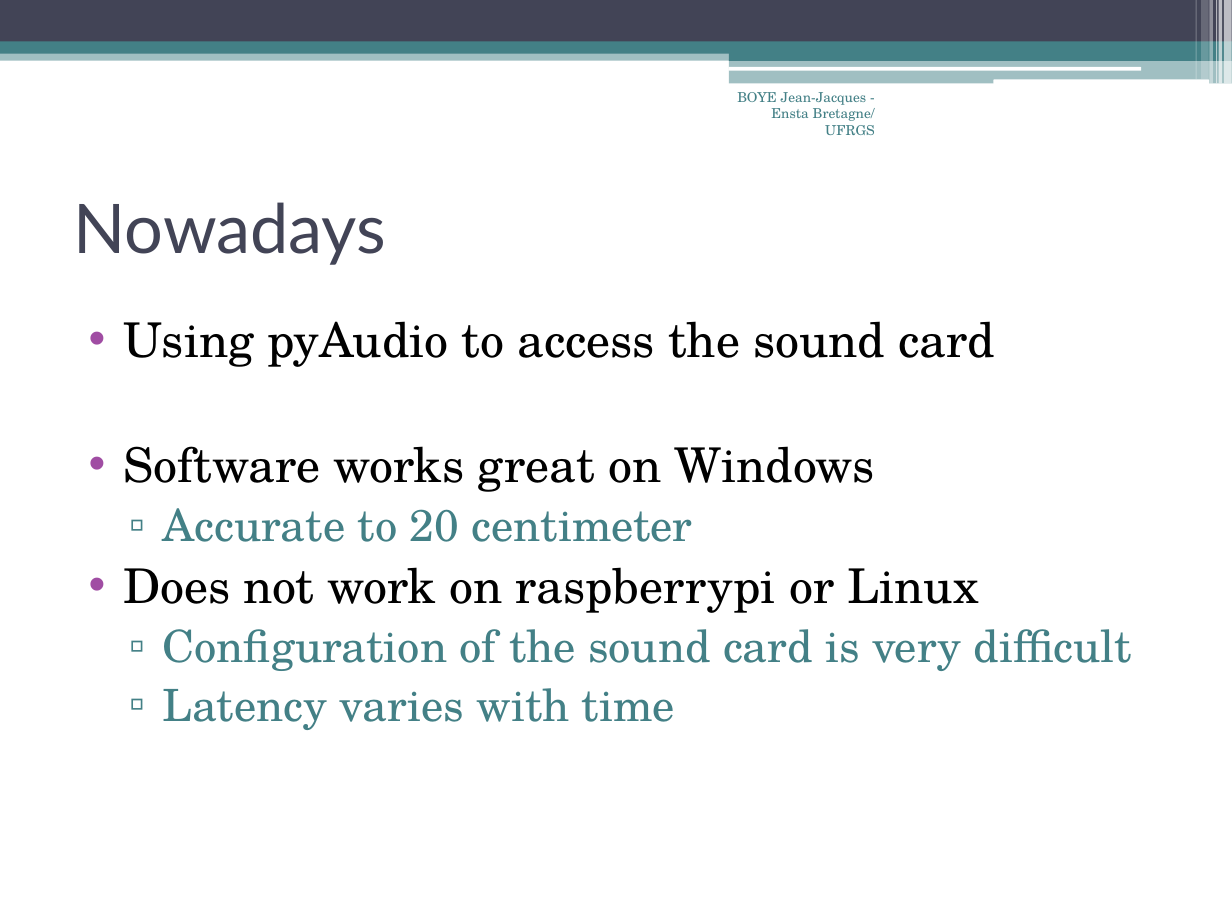
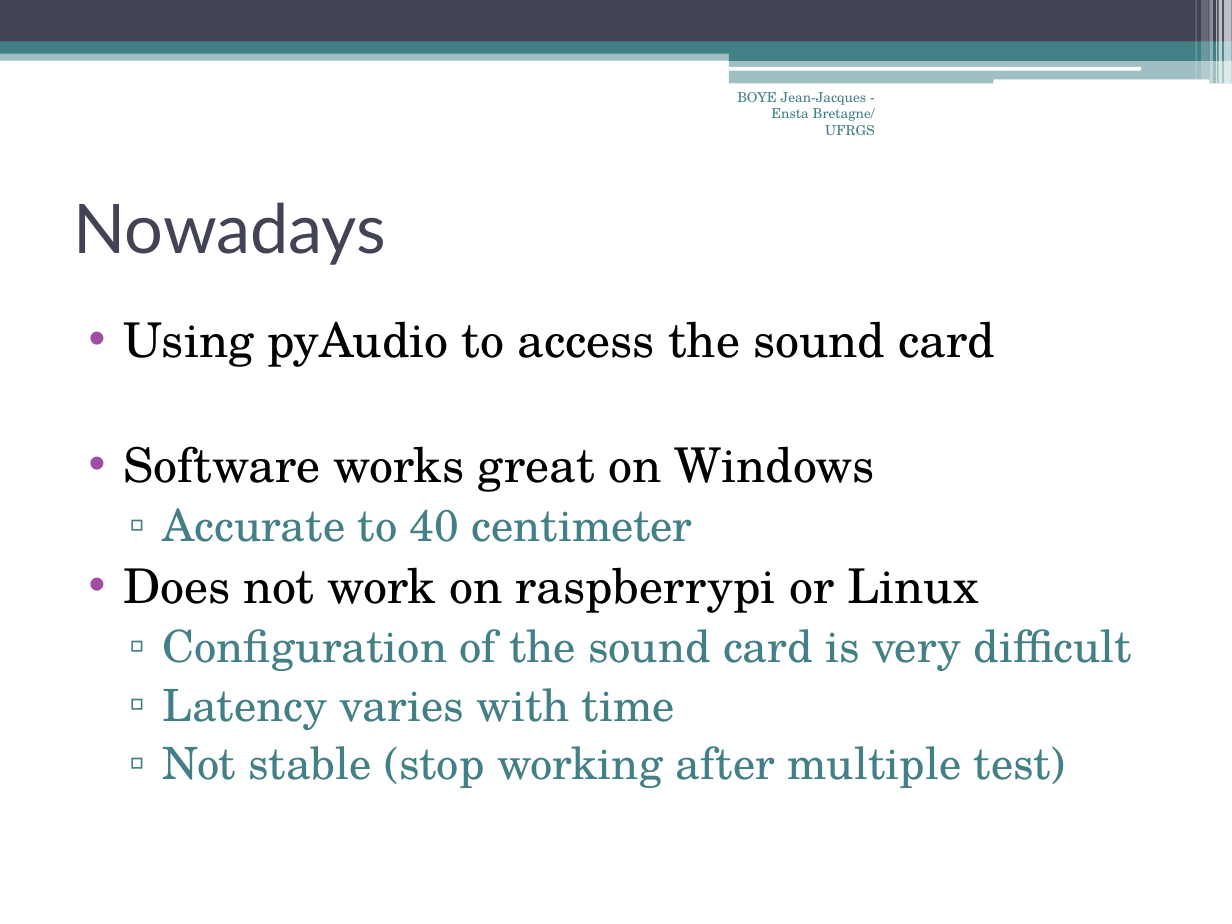
Before and after one commit to boyeje/Chirp, a slide deck: slide 12 of Docs/24_07.pptx (slide 7 before the commit). Drawn at 1232x924 pixels with LibreOffice and Linux fonts; fonts in the diff are those of the drawing. Boxes give left, top, right and bottom in pixels: in the first picture for what was removed or moved away, otherwise in the second. Text is boxed around its words. In the diff, an @@ line names an element or a change of style, - is before the commit and + after.

```diff
--- a/Docs/24_07.pptx
+++ b/Docs/24_07.pptx
@@ text at (162,508,693,542): text changed @@
-  ▫ Accurate to 20 centimeter
+  ▫ Accurate to 40 centimeter
@@ text at (162,746,1066,788): paragraph added @@
+  ▫ Not stable (stop working after multiple test)
```
Also in this commit, not shown: 3 other slides changed, 5 slides added, 5 other files.
